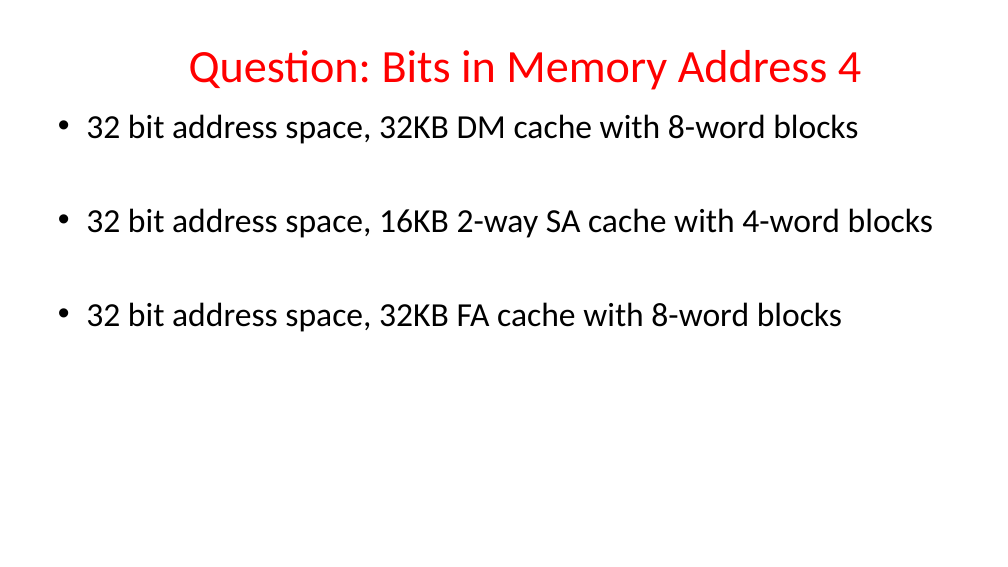
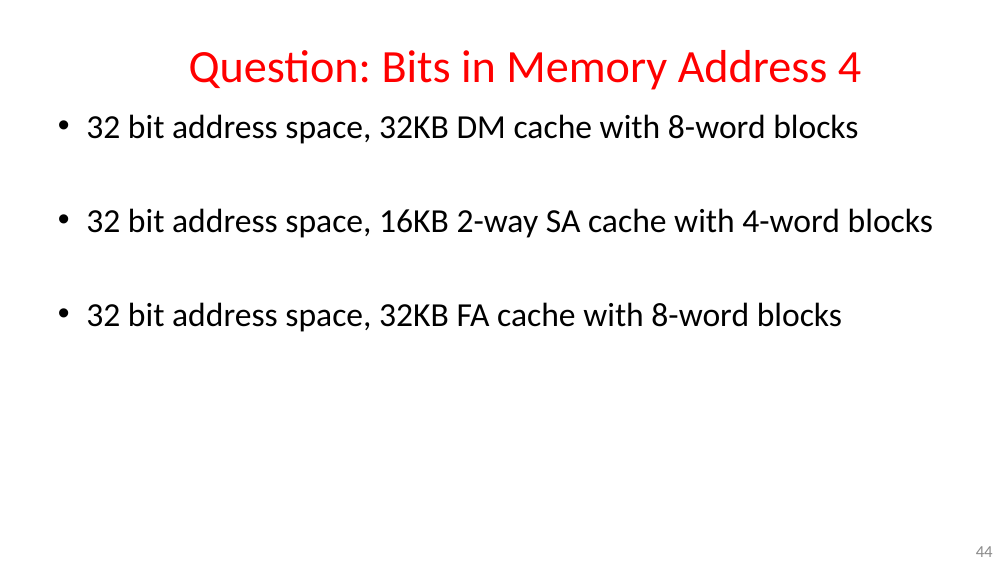
Before and after one commit to guhofstra/CSC256Fa25, a slide deck: slide 44 of PPTs/L7-Exercises ANS.pptx. Drawn at 1008x567 pixels with LibreOffice and Linux fonts; fonts in the diff are those of the drawing. Boxes give left, top, right and bottom in pixels: in the first picture for what was removed or moved away, otherwise in the second. Text is boxed around its words. In the diff, an @@ line names an element or a change of style, - is before the commit and + after.

```diff
--- a/PPTs/L7-Exercises ANS.pptx
+++ b/PPTs/L7-Exercises ANS.pptx
@@ page number added at [976, 546, 993, 557], 16 pt, text #8C8C8C @@
+44
```
Also in this commit, not shown: 45 other slides changed, 1 other file.
